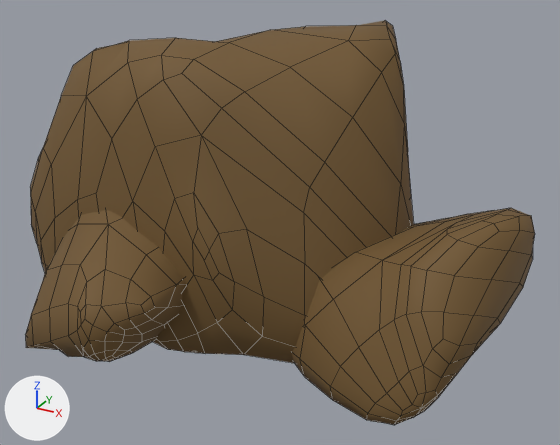
The FBX model T.I. 5 - RPG/Assets/FBX/SceneObjects/Cave/BigMossyRock.fbx: old version first, new version second.
Before and after are seen from a camera (50 mm lens) standing at (1.69, -2.61, 1.65) and looking at (0.37, -0.21, 0.45). The lights are fixed; the arrows at lower left show +X, +Y and +Z. Mesh edges are drawn as thin lines. Where no turn or scale is listed for an object, it has been applied to the vertices.

Objects in the first picture: 'PedraGrandeMusgo'.
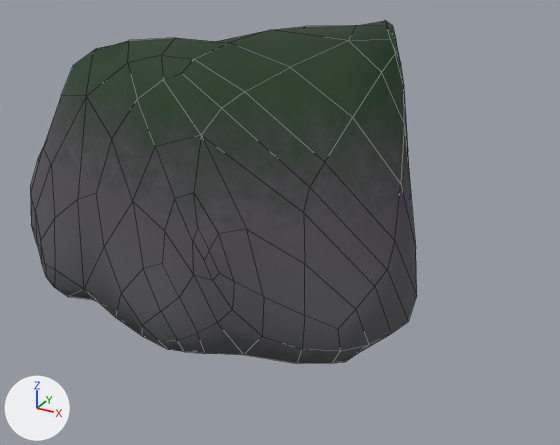
Where the change shows, as pixel boxes [x1, y1, x2, y2] in the pictures (560 x 445 px):
'PedraGrandeMusgo', surface changed, reshaped (24% narrower, 15% shorter)
    before: [26, 20, 535, 425]
    after: [30, 20, 417, 363]
part 1 of me_pedragrandemusgo, deleted (brown)
    before: [26, 210, 185, 362]
part 2 of me_pedragrandemusgo, deleted (brown)
    before: [292, 208, 535, 425]
part 3 of me_pedragrandemusgo, surface changed
    both: [30, 20, 414, 363]

The change, as a diff of the scene's bpy script:
```diff
--- a/T.I. 5 - RPG/Assets/FBX/SceneObjects/Cave/BigMossyRock.fbx.py
+++ b/T.I. 5 - RPG/Assets/FBX/SceneObjects/Cave/BigMossyRock.fbx.py
@@ img_bigmossystoner_png @@
+img_bigmossystoner_png = load_image('BigMossyStoneR.png', '../../../MatImages/ObjectsTex/BigMossyStoneR.png', 2048, 2048, 'Non-Color')
@@ img_bigmossystonealbedo_png @@
+img_bigmossystonealbedo_png = load_image('BigMossyStoneAlbedo.png', '../../../MatImages/ObjectsTex/BigMossyStoneAlbedo.png', 2048, 2048, 'sRGB')
@@ mat_pedramusgo @@
 n0 = _N.new('ShaderNodeBsdfPrincipled'); n0.name = 'Principled BSDF'
-n0.inputs[0].default_value = (0.162, 0.0908, 0.0262, 1.0)  # 'Base Color', brown #70552d
-n0.inputs[2].default_value = 0.759  # 'Roughness'
 n1 = _N.new('ShaderNodeOutputMaterial'); n1.name = 'Material Output'
+n2 = _N.new('ShaderNodeTexImage'); n2.name = 'Image Texture'
+n2.image = img_bigmossystonealbedo_png
+n3 = _N.new('ShaderNodeTexImage'); n3.name = 'Image Texture.001'
+n3.image = img_bigmossystoner_png
 _L.new(n0.outputs[0], n1.inputs[0])  # 'BSDF' to 'Surface'
+_L.new(n2.outputs[0], n0.inputs[0])  # 'Color' to 'Base Color'
+_L.new(n3.outputs[0], n0.inputs[2])  # 'Color' to 'Roughness'
@@ me_pedragrandemusgo @@
 # used by ob_pedragrandemusgo; location = (0.0, 0.0, 0.0)
-me_pedragrandemusgo.from_pydata(...)  # 582 vertices, 576 faces; spans x -0.94..1.31, y -0.99..0.5, z -0.01..1.17
+me_pedragrandemusgo.from_pydata(...)  # 214 vertices, 212 faces; spans x -0.94..0.92, y -0.66..0.5, z -0.01..1.17
+# me_pedragrandemusgo part 1: the loose piece of 202 vertices spanning x -0.54..0.28, y -0.99..-0.04, z 0.0..0.56 is deleted
+# me_pedragrandemusgo part 2: the loose piece of 166 vertices spanning x 0.49..1.31, y -0.69..0.12, z 0.02..0.66 is deleted
+# me_pedragrandemusgo part 3: 212 kept faces spanning x -0.94..0.92, y -0.66..0.5, z -0.01..1.17 get new texture (UV) coordinates
 me_pedragrandemusgo.materials.append(mat_pedramusgo)
```
